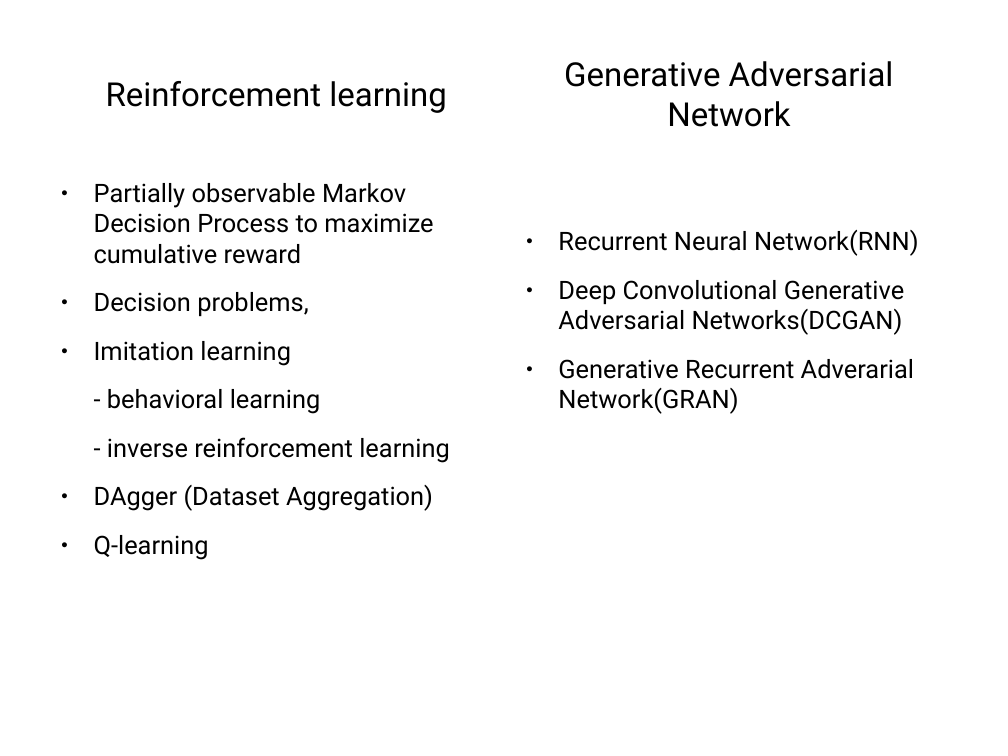
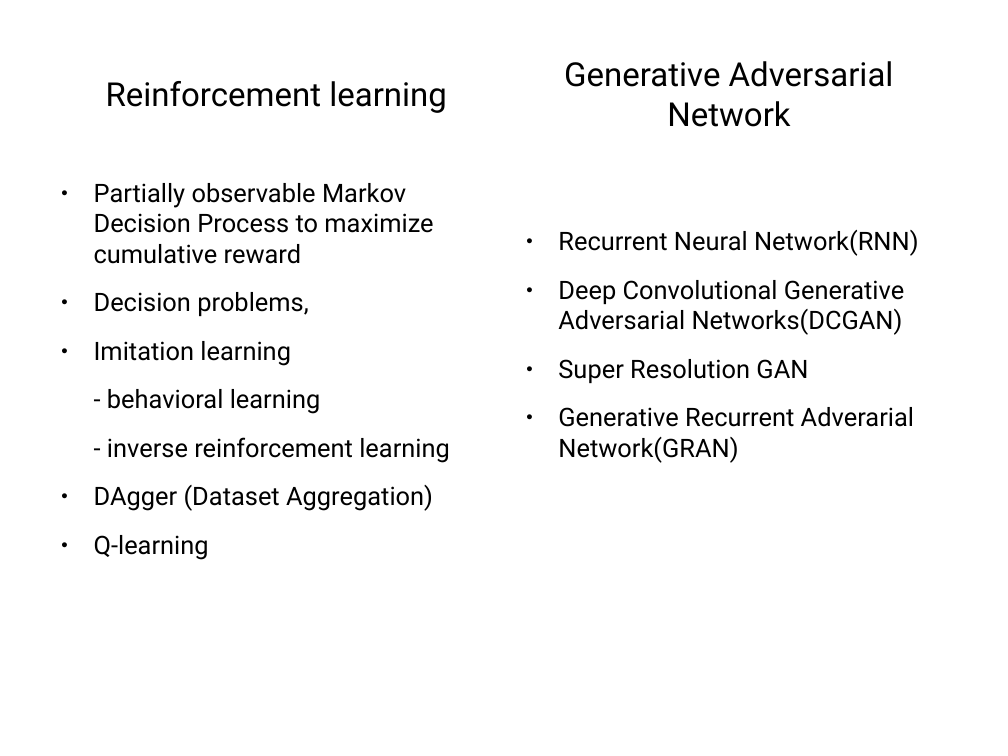
Before and after one commit to TedJeong/vipidly-vociferous, a slide deck: slide 9 of notes/머신러닝부터최적화문제까지.odp. Drawn at 1008x756 pixels with LibreOffice and Linux fonts; fonts in the diff are those of the drawing. Boxes give left, top, right and bottom in pixels: in the first picture for what was removed or moved away, otherwise in the second. Text is boxed around its words. In the diff, an @@ line names an element or a change of style, - is before the commit and + after.

```diff
--- a/notes/머신러닝부터최적화문제까지.odp
+++ b/notes/머신러닝부터최적화문제까지.odp
@@ text at [558,359,808,383]: paragraph added @@
+● Super Resolution GAN
```
Also in this commit, not shown: 1 other slide changed, 3 slides added, 2 slides removed.
